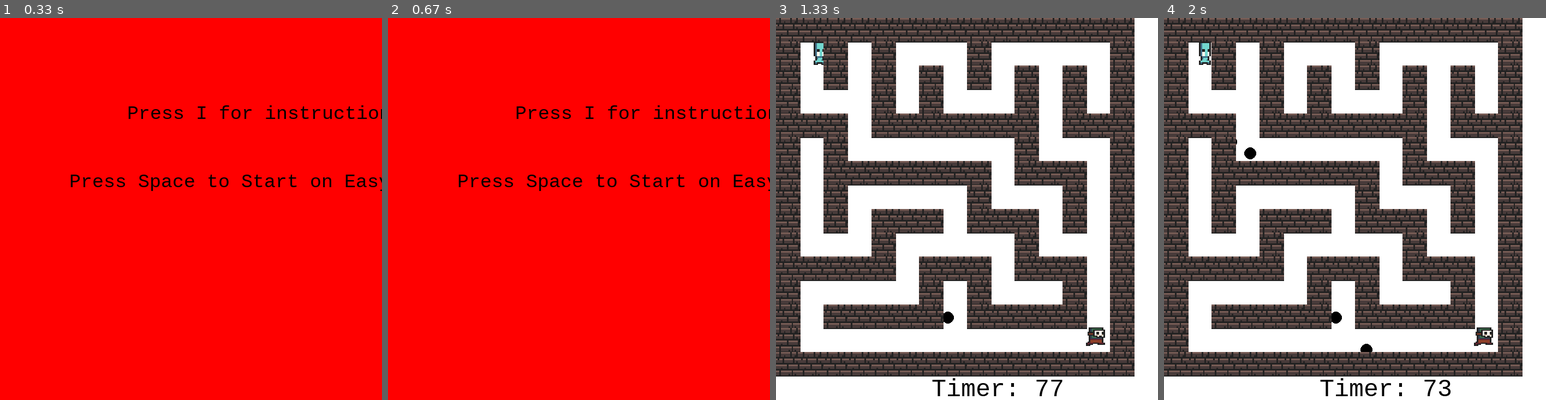
Above: before the commit, frames 1-4 (left to right).
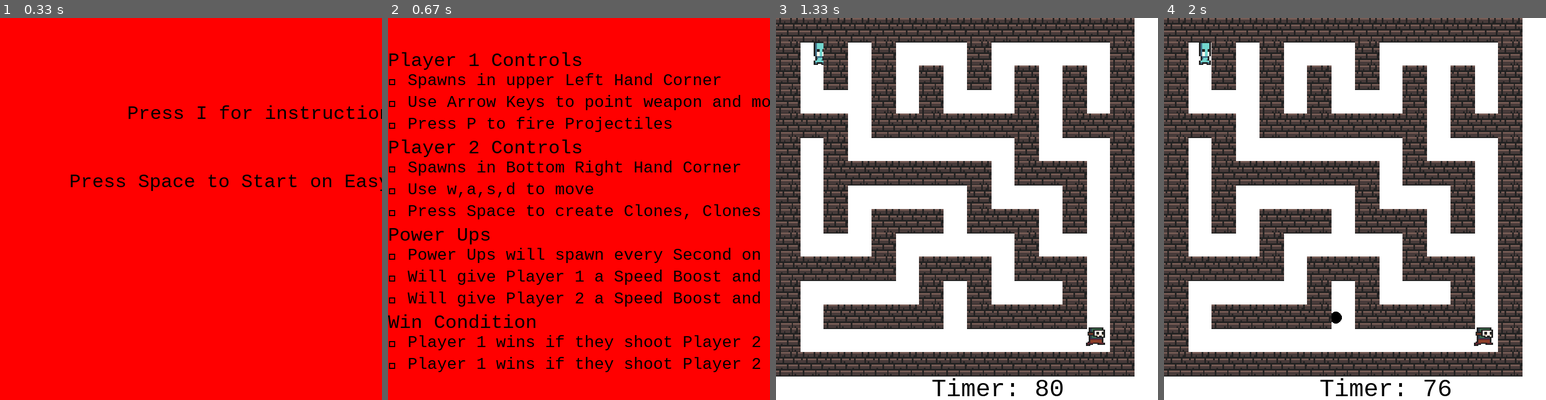
Above: after the commit, the same moments.

Repository: gorangor/112-Term-Project
Game: pygame game, started from pygamegame.py
The game is run twice, just before and just after one commit, with the same random seed, the same clock (stepped at 60 frames per second) and the same inputs.
Inputs (mouse positions are in pixels of both pictures, inside the frame that each line leads up to):
- Up to frame 1 (0.33 s): no input
- Up to frame 2 (0.67 s): tap I at 0.33 s
- Up to frame 3 (1.33 s): hold Space 0.67-1.13 s; hold Right 0.67-1.13 s; move the mouse to (1089, 197) at 0.7 s; hold Space from 1.17 s (still down); hold Right from 1.17 s (still down); move the mouse to (875, 212) at 1.2 s
- Up to frame 4 (2 s): release Space at 1.63 s; release Right at 1.63 s; tap Space at 1.67 s

Frame 1 is identical in both runs. In frame 2, 11% of the frame differs, in the area x 0-100%, y 8-93%; in frame 3, 0.2%; in frame 4, 0.2%.

Commit message:
Version 0.85555

Diff:
--- a/pygamegame.py
+++ b/pygamegame.py
@@ -152,7 +152,7 @@
                 print(self.player.iS)
         elif self.mode == "Start":
             if keyCode == pygame.K_i:
-                pass
+                self.mode = "Instructions"
             if keyCode == pygame.K_SPACE:
                 #Easy mode
                 self.player.mS = self.level
@@ -176,6 +176,9 @@
                 self.sword = Sword(self.player.rect.x, self.player.rect.y, self.player.iS)
             elif keyCode == pygame.K_a:
                 self.mode = "Adjust"
+        elif self.mode == "Instructions":
+            if keyCode == pygame.K_SPACE:
+                self.mode = "Start"
             pass
 
     def keyReleased(self, keyCode, modifier):
@@ -338,13 +341,48 @@
             screen.blit(initial, (self.width / 5.5, self.height / 2.5))
             instructions = pygame.font.SysFont("monospace", 35).render("Press I for instructions", 1, (0, 0, 0))
             screen.blit(instructions, (self.width / 3, self.height / 4.5))
-        elif self.mode == "Instructions":
-            pass
         elif self.mode == "Win":
             screen.fill((255,0,0))
             win = pygame.font.SysFont("monospace", 55).render(self.winner + "Wins", 1,
                                                                   (0, 0, 0))
             screen.blit(win, (self.width / 3, self.height / 2.5))
+        elif self.mode == "Instructions":
+            screen.fill((255,0,0))
+            p1 = pygame.font.SysFont("monospace", 35).render("Player 1 Controls", 1, (0, 0, 0))
+            screen.blit(p1, (0, self.height / 12))
+            p1Location = pygame.font.SysFont("monospace", 30).render("\n Spawns in upper Left Hand Corner ", 1, (0, 0, 0))
+            screen.blit(p1Location, (0, self.height / 12 + 40))
+            p1Arrows = pygame.font.SysFont("monospace", 30).render("\n Use Arrow Keys to point weapon and move", 1, (0, 0, 0))
+            screen.blit(p1Arrows, (0, self.height / 12 + 40*2))
+            p1p = pygame.font.SysFont("monospace", 30).render("\n Press P to fire Projectiles", 1, (0, 0, 0))
+            screen.blit(p1p, (0, self.height / 12 + 40 * 3))
+
+            p2 = pygame.font.SysFont("monospace", 35).render("Player 2 Controls", 1, (0, 0, 0))
+            screen.blit(p2, (0, self.height / 12 + 40 * 4))
+            p2Location = pygame.font.SysFont("monospace", 30).render("\n Spawns in Bottom Right Hand Corner ", 1,
+                                                                     (0, 0, 0))
+            screen.blit(p2Location, (0, self.height / 12 + 40 * 5))
+            p2Move = pygame.font.SysFont("monospace", 30).render("\n Use w,a,s,d to move", 1,
+                                                                   (0, 0, 0))
+            screen.blit(p2Move, (0, self.height / 12 + 40 * 6))
+            p2Space = pygame.font.SysFont("monospace", 30).render("\n Press Space to create Clones, Clones can block Player 1", 1, (0, 0, 0))
+            screen.blit(p2Space, (0, self.height / 12 + 40 * 7))
+
+            powerDescription = pygame.font.SysFont("monospace", 35).render("Power Ups", 1, (0, 0, 0))
+            screen.blit(powerDescription, (0, self.height / 12 + 40 * 8))
+            powerSpawn = pygame.font.SysFont("monospace", 30).render("\n Power Ups will spawn every Second on the Map", 1, (0, 0, 0))
+            screen.blit(powerSpawn, (0, self.height / 12 + 40 * 9))
+            powerP1 = pygame.font.SysFont("monospace", 30).render("\n Will give Player 1 a Speed Boost and Faster Projectiles", 1, (0, 0, 0))
+            screen.blit(powerP1, (0, self.height / 12 + 40 * 10))
+            powerP1 = pygame.font.SysFont("monospace", 30).render("\n Will give Player 2 a Speed Boost and Decrease Timer by Two Seconds", 1, (0, 0, 0))
+            screen.blit(powerP1, (0, self.height / 12 + 40 * 11))
+
+            winCondition = pygame.font.SysFont("monospace", 35).render("Win Condition", 1, (0, 0, 0))
+            screen.blit(winCondition, (0, self.height / 12 + 40 * 12))
+            winP1 = pygame.font.SysFont("monospace", 30).render("\n Player 1 wins if they shoot Player 2 with Projectile", 1, (0, 0, 0))
+            screen.blit(winP1, (0, self.height / 12 + 40 * 13))
+            winP2 = pygame.font.SysFont("monospace", 30).render("\n Player 2 wins if they Run out the Timer", 1, (0, 0, 0))
+            screen.blit(winP1, (0, self.height / 12 + 40 * 14))
 
 
 
